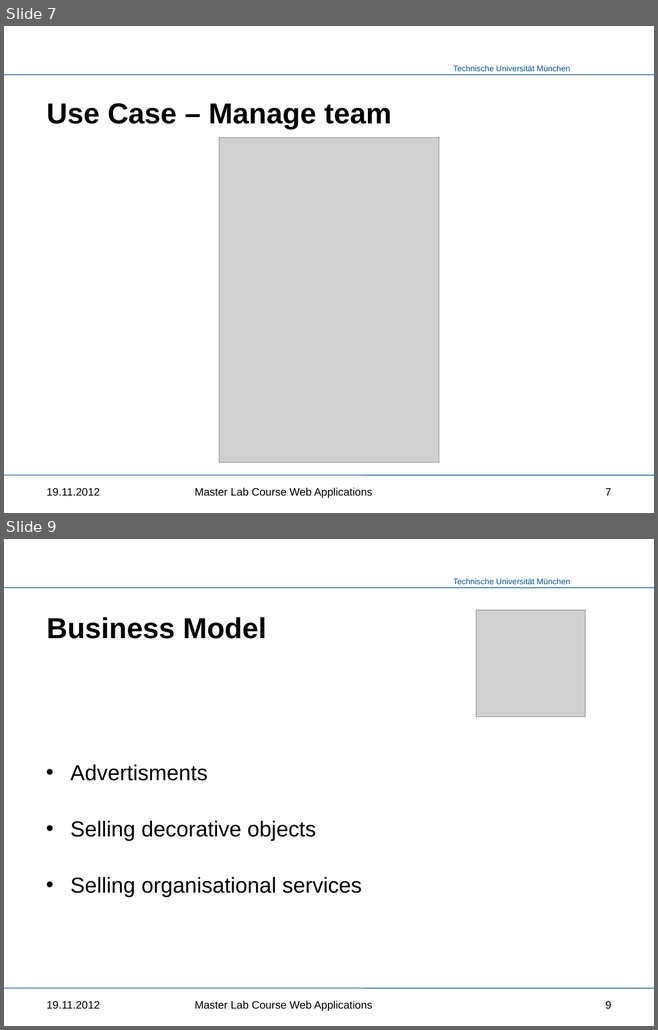
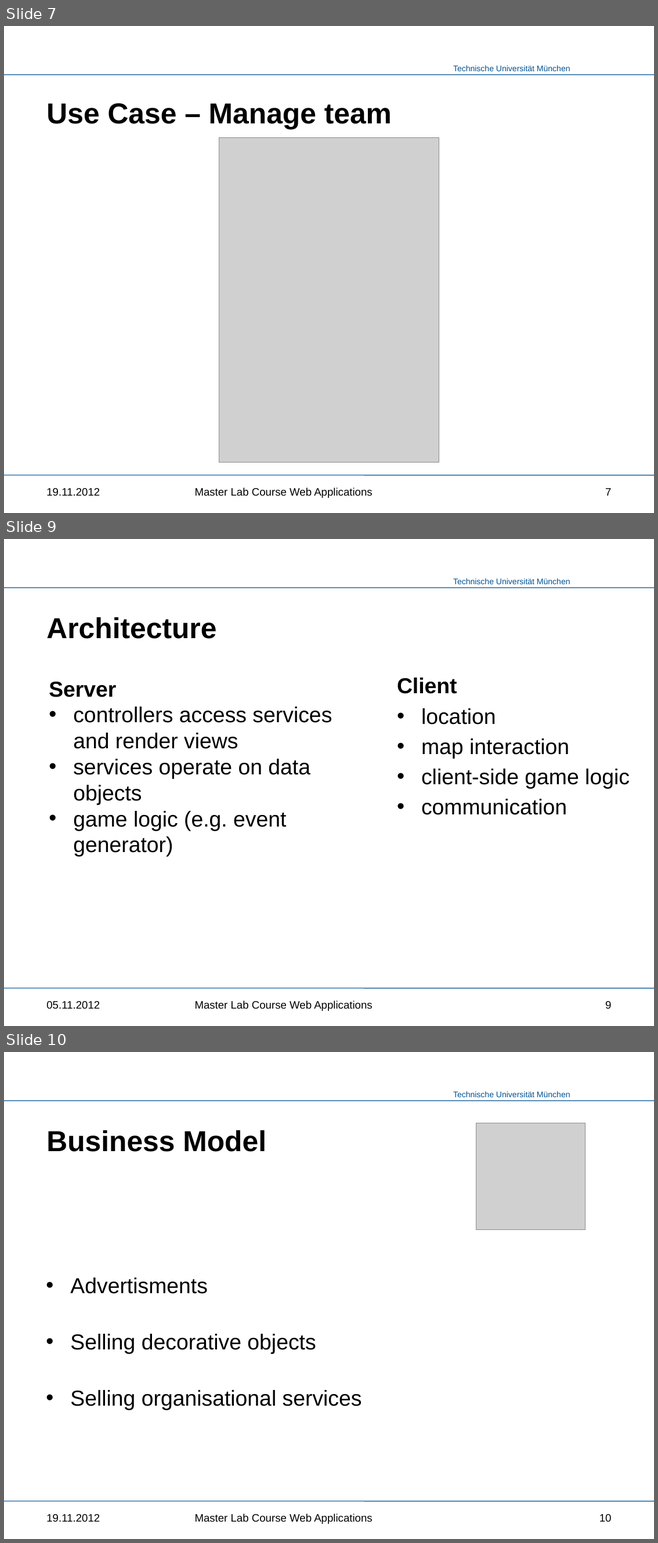
Before and after one commit to kneczaj/pi-puppids, a slide deck: docs/group4_project_presentation.pptx. Shown one above the other, each under a label of ours: slides 7 and 9 before the commit, slides 7, 9 and 10 after it; the slides between them are not shown. The pictures are 658x1030 and 658x1543 pixels, drawn with LibreOffice and Linux fonts; fonts in the diff are those of the drawing; grey boxes stand for pictures; background and template pictures are left out. Boxes give left, top, right and bottom in pixels: in the first picture for what was removed or moved away, otherwise in the second. Text is boxed around its words. In the diff, an @@ line names an element or a change of style, - is before the commit and + after.

Commit message:
architecture slide

```diff
--- a/docs/group4_project_presentation.pptx
+++ b/docs/group4_project_presentation.pptx
@@ slide 9 added at (4, 539, 654, 1026), background #FFFFFF; not listed: 3 template elements that a slide beside it also shows @@
@@ title added at (46, 617, 216, 639), 32 pt, text #000000, bold @@
+Architecture
@@ text added at (397, 678, 629, 815), 24 pt, text #000000 @@
+Client
+• location
+• map interaction
+• client-side game logic
+• communication
@@ text added at (49, 682, 332, 857), 24 pt, text #000000 @@
+Server
+• controllers access services and render views
+• services operate on data objects
+• game logic (e.g. event generator)
@@ text added at (46, 1001, 100, 1009), 12 pt, text #000000 @@
+05.11.2012
@@ text added at (195, 1001, 372, 1011), 12 pt, text #000000 @@
+Master Lab Course Web Applications
@@ page number added at (605, 1001, 611, 1009), 12 pt, text #000000 @@
+9
@@ what was slide 9 is now slide 10 @@
@@ page number at (599, 1514, 611, 1522): text changed @@
-9
+10
```
Also in this commit, not shown: 1 slide changed.
